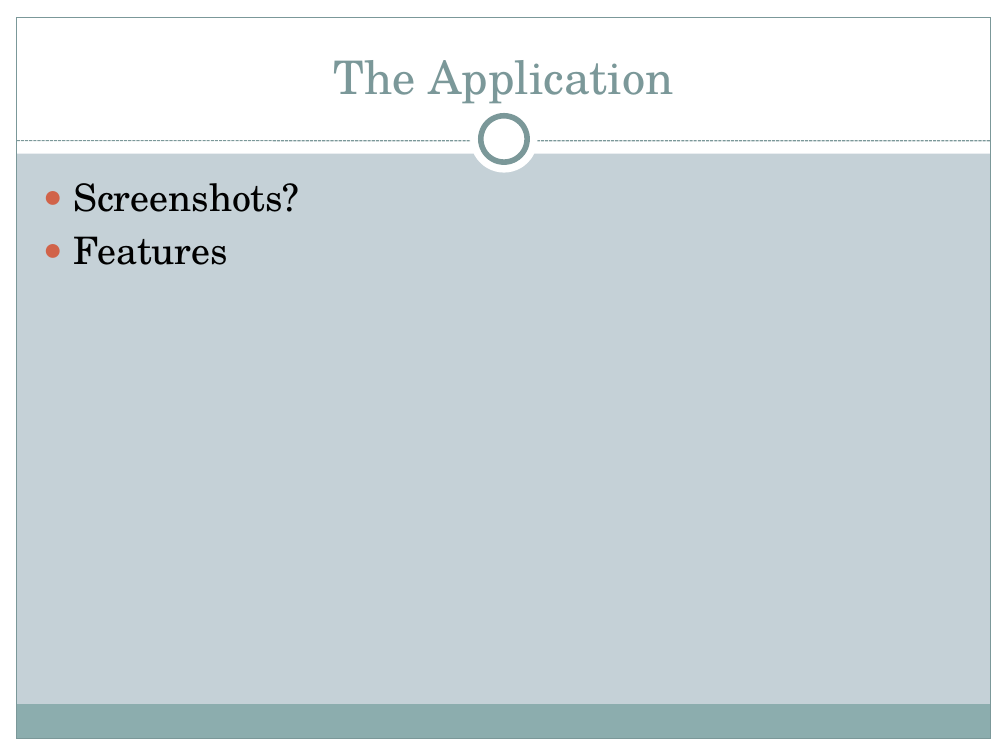
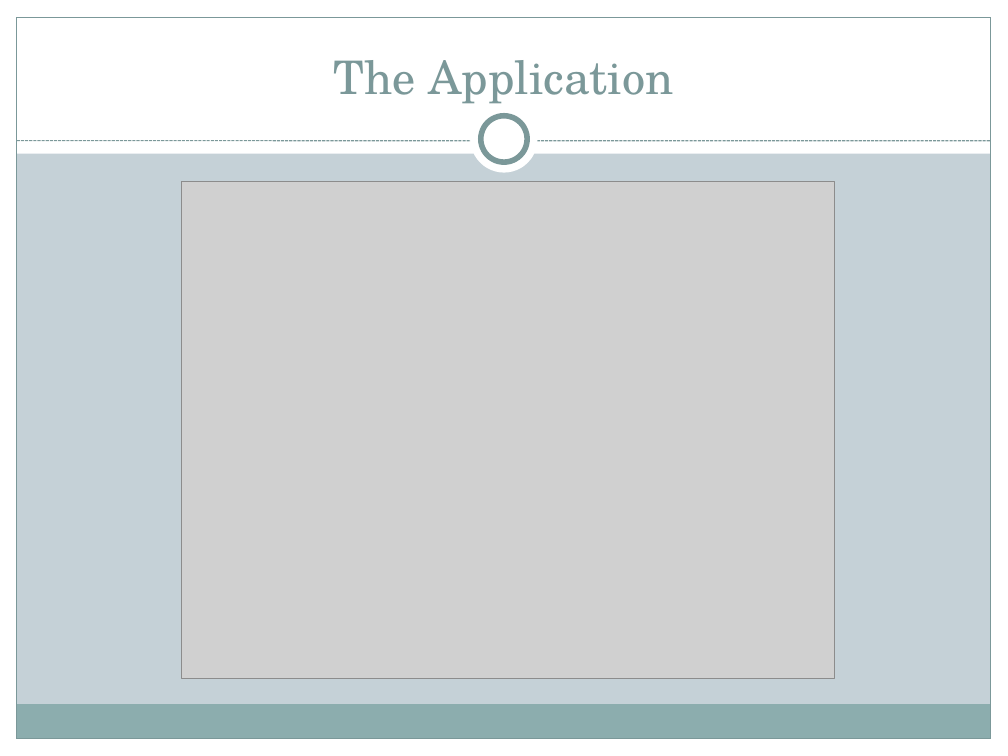
Before and after one commit to Marman1337/KinectProject, a slide deck: slide 12 of Presentation/Computerized Dance Classroom.pptx (slide 7 before the commit). Drawn at 1008x756 pixels with LibreOffice and Linux fonts; fonts in the diff are those of the drawing; grey boxes stand for pictures. Boxes give left, top, right and bottom in pixels: in the first picture for what was removed or moved away, otherwise in the second. Text is boxed around its words. In the diff, an @@ line names an element or a change of style, - is before the commit and + after.

```diff
--- a/Presentation/Computerized Dance Classroom.pptx
+++ b/Presentation/Computerized Dance Classroom.pptx
@@ text removed at (73, 183, 299, 265) @@
-● Screenshots?
-● Features
@@ picture added at (181, 181, 835, 679) @@
```
Also in this commit, not shown: 5 other slides changed, 4 slides added, 1 slide removed.
